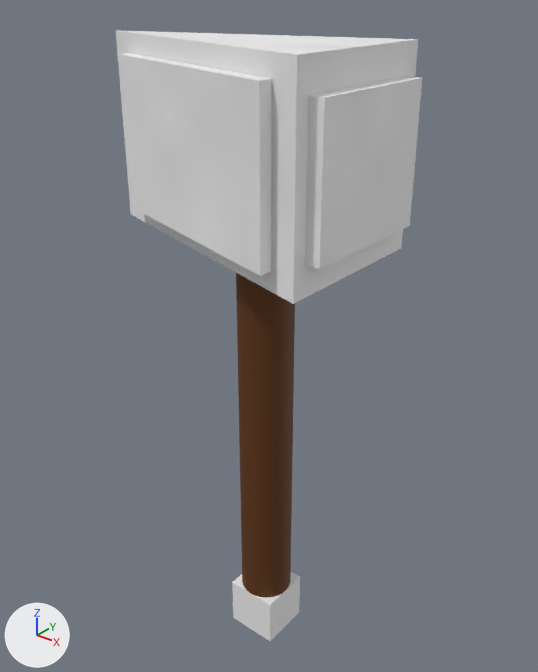
The OBJ model src/main/resources/assets/levoment_hammertools/models/item/itemironsuperaxe.obj as it was, and as the next commit left it.
Before and after are seen from a 50 mm lens placed at (0.923, -1.143, 1.225), pointed at (-0.049, 0.072, 0.472). The axes (+X, +Y, +Z) are drawn at lower left. The lights are the same throughout. Where no turn or scale is listed for an object, it has been applied to the vertices. Vertices at the same position are counted once.

The first picture shows 'BottomHammer_Cube.003', 'HammerHandle_Cylinder.003', 'HammerHead_Cube.002'.
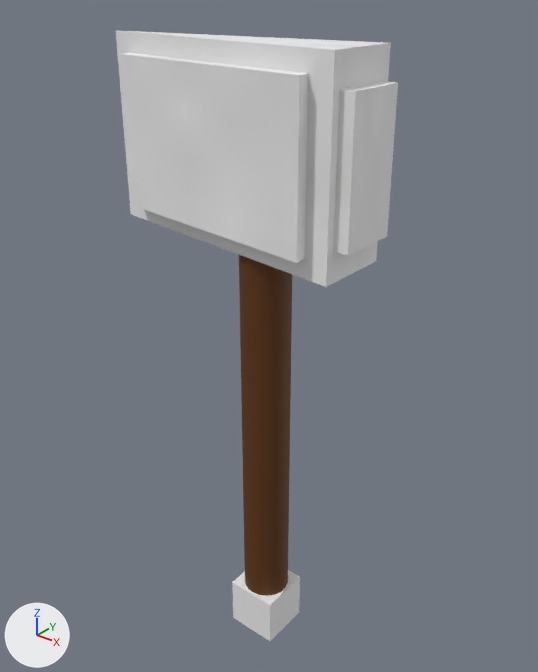
Pixel boxes [x1, y1, x2, y2] of what changed, in the pictures (538 x 672 px; the box of a moved part takes in the faces that stretch with it):
'HammerHead_Cube.002', reshaped (8% narrower, 6% shorter)
    before: [116, 30, 422, 304]
    after: [116, 30, 398, 287]
'HammerHandle_Cylinder.003', mesh rescaled
    before: [236, 273, 295, 598]
    after: [239, 255, 292, 596]
part 2 of me_hammerhead_cube_002, added
    after: [333, 81, 398, 256]
part 3 of me_hammerhead_cube_002, rebuilt (22% wider)
    before: [119, 53, 272, 276]
    after: [121, 53, 308, 263]
part 4 of me_hammerhead_cube_002, deleted
    before: [305, 76, 422, 269]
part 5 of me_hammerhead_cube_002, moved or reshaped
    before: [116, 30, 418, 304]
    after: [116, 30, 391, 287]

Edits to the bpy script that builds the scene:
```text
Change me_hammerhandle_cylinder_003:
    where me_hammerhandle_cylinder_003.from_pydata(...)  # 128 vertices, 252 faces; spans x -0.062..0.062, y -0.063..0.063, z -0.25..0.75
    used by ob_hammerhandle_cylinder_003; location = (0.0, 0.0, 0.0)
    me_hammerhandle_cylinder_003 part 1: the whole mesh is scaled about its middle by (0.894, 0.894, 0.9), then moved by (0.0, 0.0, 0.012)
Change me_hammerhead_cube_002:
    used by ob_hammerhead_cube_002; location = (0.0, 0.0, 0.0)
    remove me_hammerhead_cube_002.from_pydata(...)  # 34 vertices, 44 faces; spans x -0.412..0.244, y -0.201..0.2, z 0.68..1.117
    add me_hammerhead_cube_002.from_pydata(...)  # 36 vertices, 44 faces, 1 loose edge; spans x -0.412..0.244, y -0.156..0.156, z 0.68..1.117
    me_hammerhead_cube_002 part 2: a new loose piece, a box spanning x 0.213..0.244, y -0.069..0.068, z 0.773..1.055, in mat_ironmaterial (picture img_ironmaterial)
    me_hammerhead_cube_002 part 3: the loose piece of 8 vertices spanning x -0.35..0.15, y -0.201..-0.02, z 0.751..1.076 is rebuilt with 8 vertices and now spans x -0.361..0.161, y -0.11..-0.009, z 0.751..1.077
    me_hammerhead_cube_002 part 4: the loose piece of 8 vertices spanning x 0.213..0.244, y -0.156..0.156, z 0.773..1.055 is deleted
    me_hammerhead_cube_002 part 5
    4 vertices are removed from x 0.213, y -0.187..0.188, z 0.711..1.117
    8 faces are deleted
    6 vertices are added at (0.213, 0.088, 0.711), (0.213, -0.087, 0.711), (0.213, 0.088, 1.117), (0.213, -0.087, 1.117), (0.244, -0.089, 0.773), (0.244, -0.089, 1.055)
    1 loose edge is added
    8 new faces join them
```
